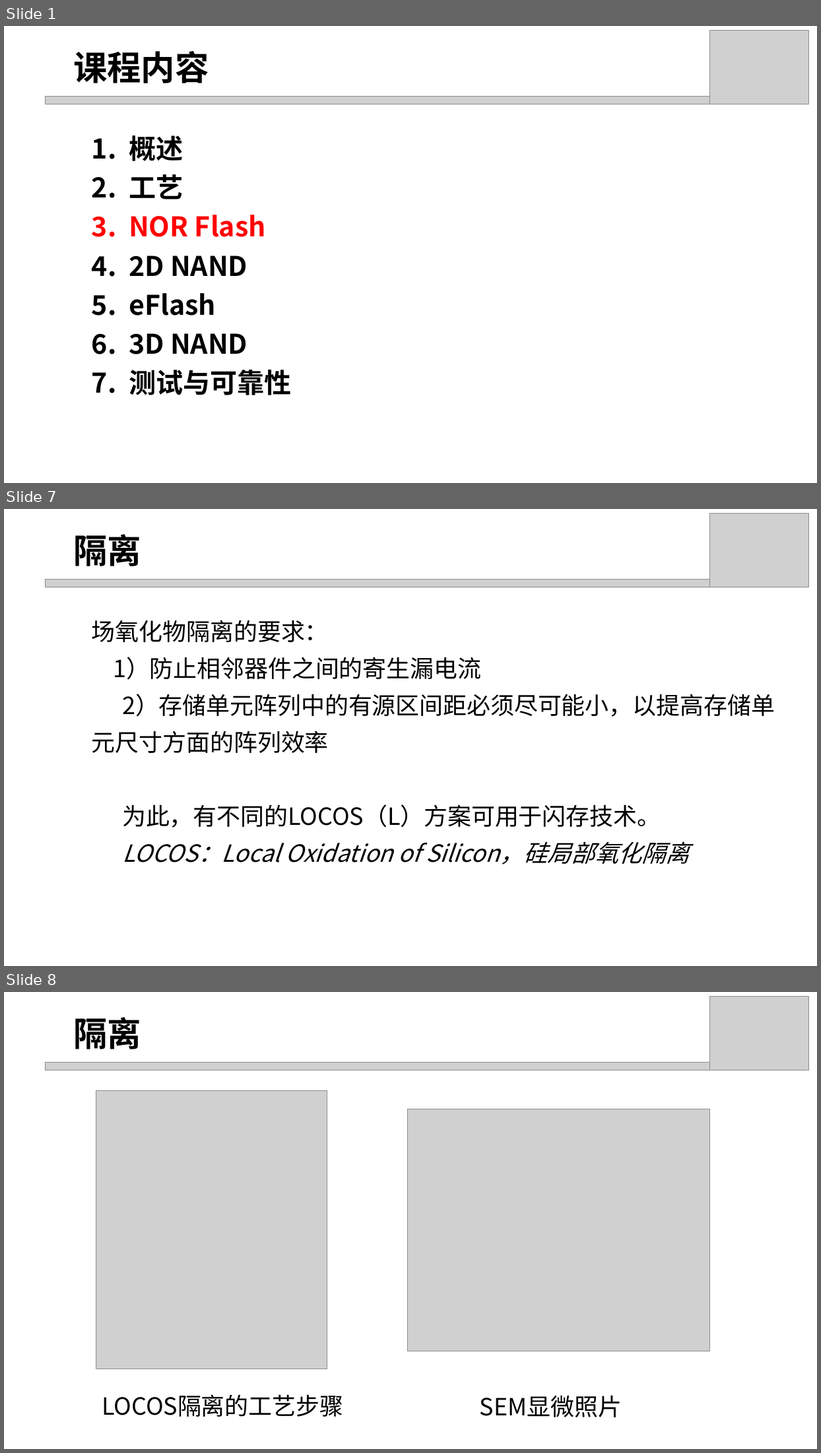
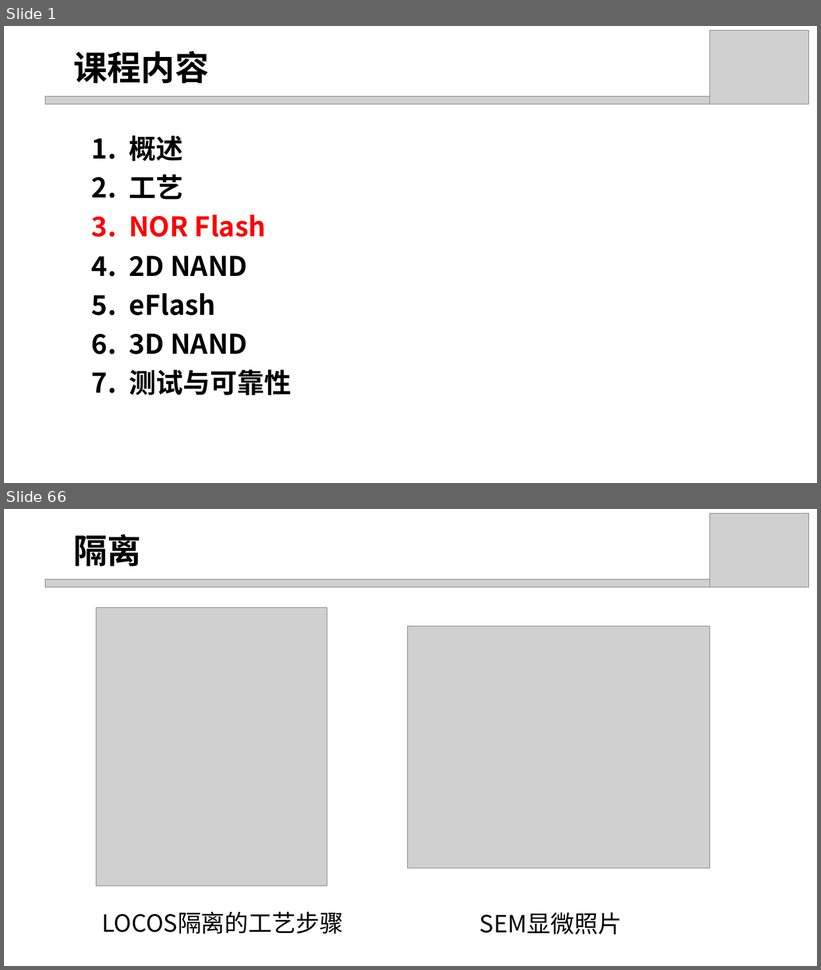
Before and after one commit to DucKlng123/flash, a slide deck: Summary/3. NOR flash.pptx. Shown one above the other, each under a label of ours: slides 1, 7 and 8 before the commit, slides 1 and 66 after it; the slides between them are not shown. The pictures are 821x1453 and 821x970 pixels, drawn with LibreOffice and Linux fonts; fonts in the diff are those of the drawing; grey boxes stand for pictures. Boxes give left, top, right and bottom in pixels: in the first picture for what was removed or moved away, otherwise in the second. Text is boxed around its words. In the diff, an @@ line names an element or a change of style, - is before the commit and + after.

```diff
--- a/Summary/3. NOR flash.pptx
+++ b/Summary/3. NOR flash.pptx
@@ slide 7 removed at (4, 509, 817, 966), background #FFFFFF @@
@@ picture removed at (710, 513, 809, 588) @@
@@ text removed at (73, 534, 141, 566) @@
-隔离
@@ picture removed at (45, 579, 717, 588) @@
@@ text removed at (92, 620, 775, 865) @@
-场氧化物隔离的要求：
-1）防止相邻器件之间的寄生漏电流
-2）存储单元阵列中的有源区间距必须尽可能小，以提高存储单元尺寸方面的阵列效率
-为此，有不同的LOCOS（L）方案可用于闪存技术。
-LOCOS：Local Oxidation of Silicon，硅局部氧化隔离
@@ what was slide 8 is now slide 66 @@
```
Also in this commit, not shown: 1 slide changed, 63 slides added, 4 other slides removed, 2 other files.
